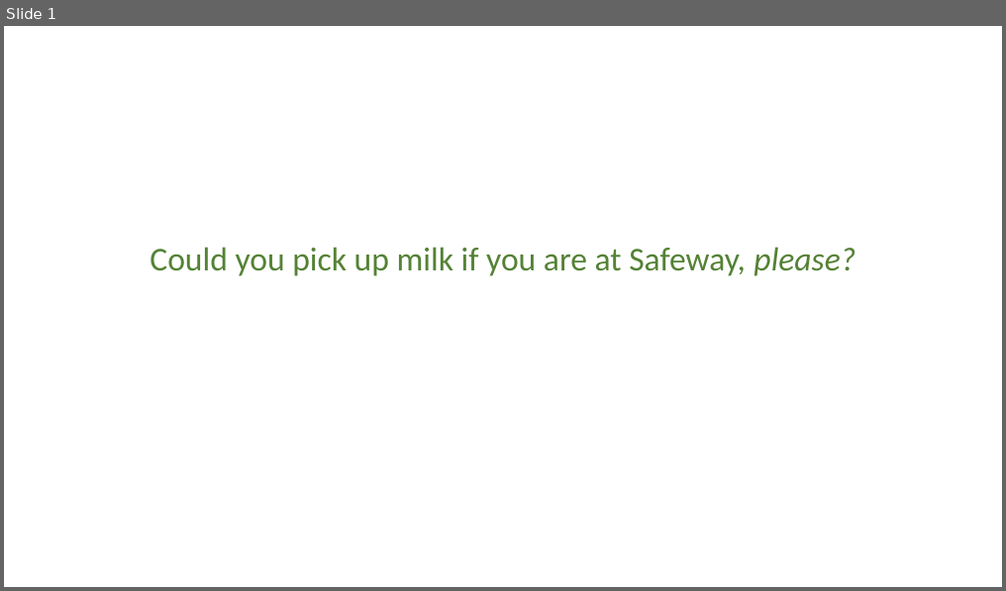
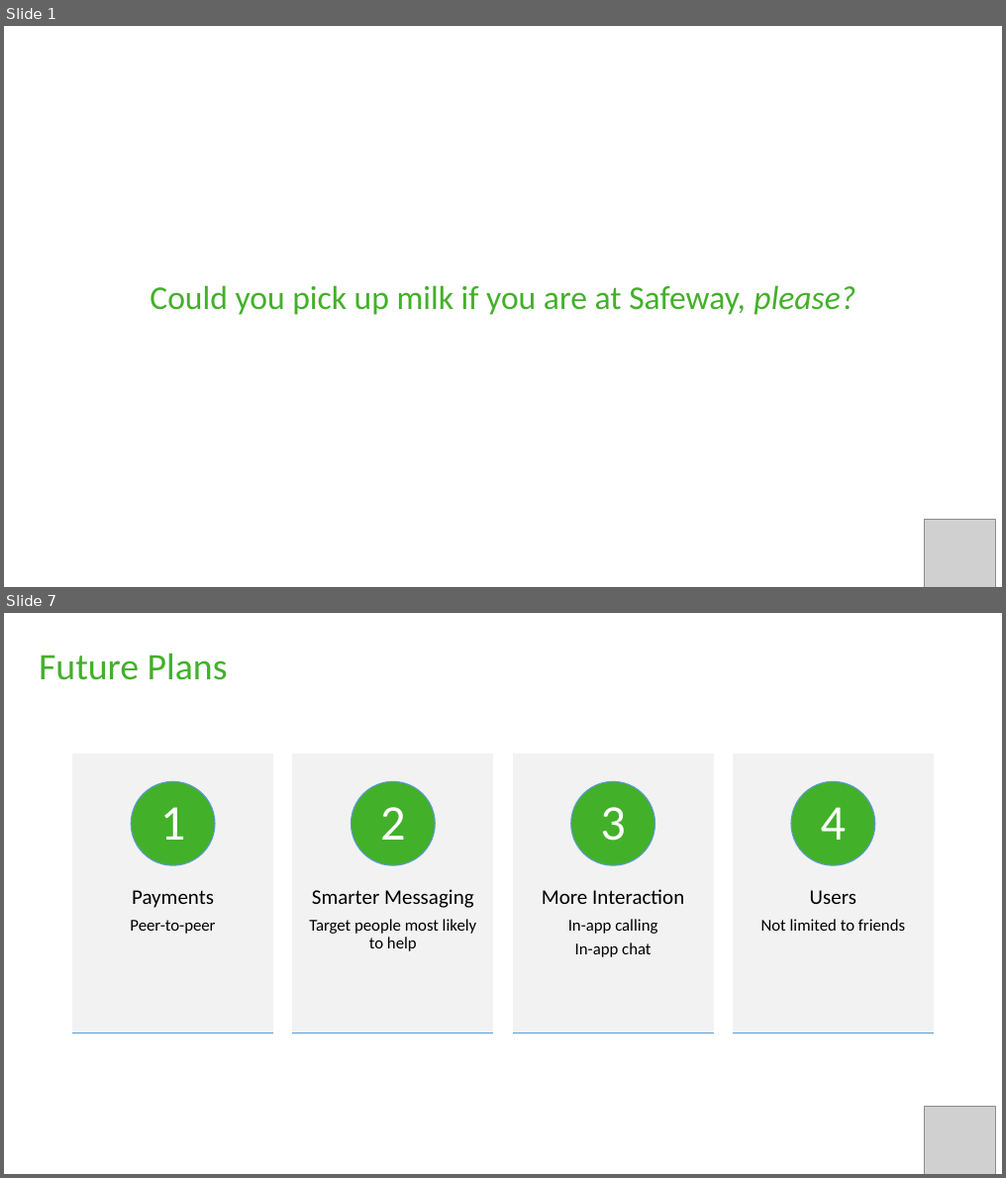
Before and after one commit to Codepath-Sep-2017-Group-16/ShopperPro, a slide deck: Presentation/Presentation.pptx. Shown one above the other, each under a label of ours: slide 1 before the commit, slides 1 and 7 after it; the slides between them are not shown. The pictures are 1006x591 and 1006x1178 pixels, drawn with LibreOffice and Linux fonts; fonts in the diff are those of the drawing; grey boxes stand for pictures. Boxes give left, top, right and bottom in pixels: in the first picture for what was removed or moved away, otherwise in the second. Text is boxed around its words. In the diff, an @@ line names an element or a change of style, - is before the commit and + after.

```diff
--- a/Presentation/Presentation.pptx
+++ b/Presentation/Presentation.pptx
@@ slide 7 added at <box>4,613,1002,1174</box>, background #FFFFFF @@
@@ text added at <box>39,653,228,680</box>, 36 pt, text #43B02A @@
+Future Plans
@@ group added at <box>73,754,933,1034</box>: 8 rectangles, 8 texts, 4 ellipses @@
+Payments
+Peer-to-peer
+1
+Smarter Messaging
+Target people most likely to help
+2
+More Interaction
+In-app calling
+In-app chat
+3
+Users
+Not limited to friends
+4
@@ picture added at <box>925,1106,996,1174</box> @@
@@ slide 1 changed as well @@
@@ subtitle "Could you pick up milk ...": place and size @@
-subtitle "Could you pick up milk ..." at <box>150,247,855,276</box>
+subtitle "Could you pick up milk ..." at <box>150,285,855,315</box>
@@ subtitle "Could you pick up milk ..." at <box>150,285,855,315</box>: text colour #548235 to #43B02A @@
@@ picture added at <box>925,519,996,587</box> @@
```
Also in this commit, not shown: 6 other slides added.
